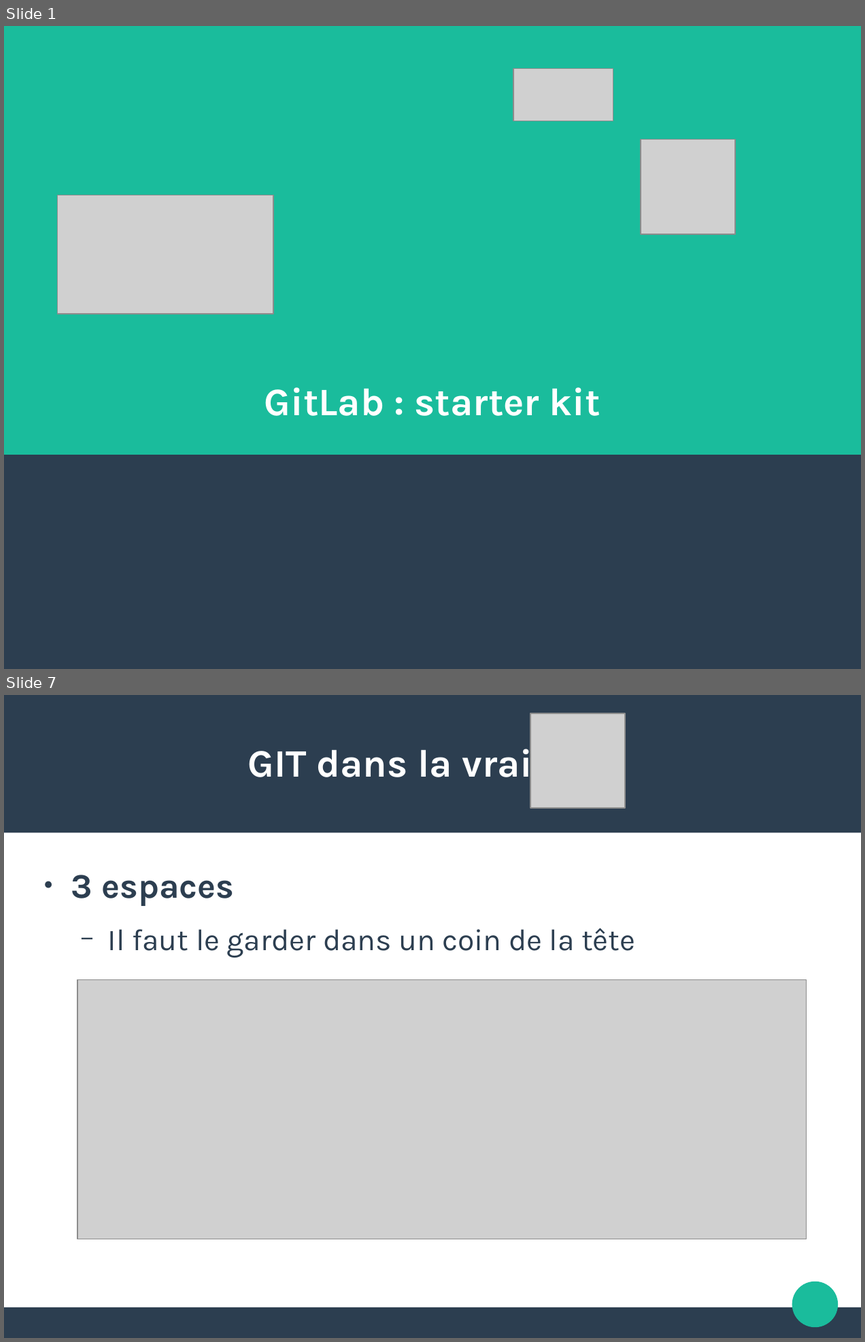
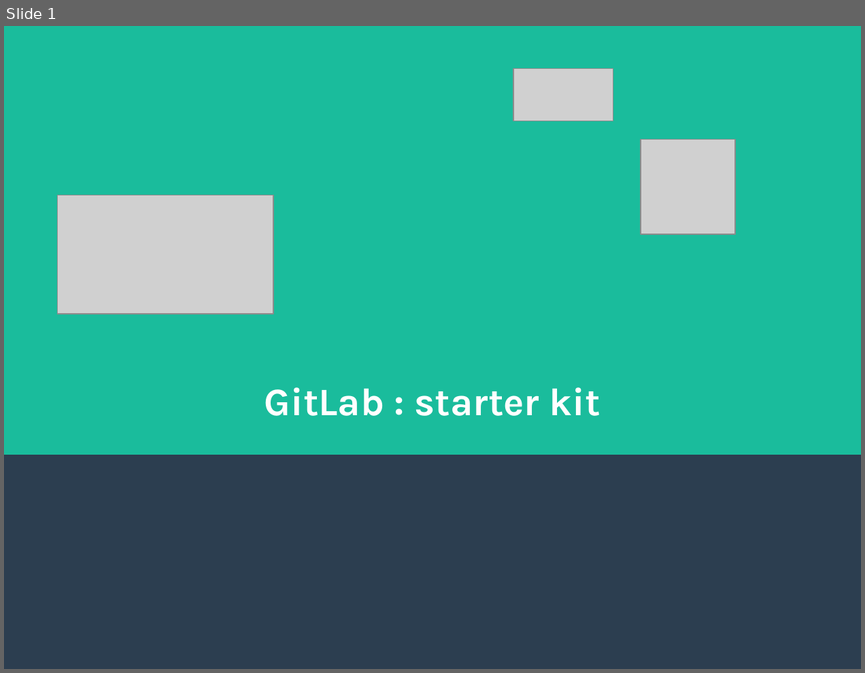
Before and after one commit to FAbOnGitHub/IntroductionGitLab, a slide deck: 20181008_initiation_GitLab_FM.odp. Shown one above the other, each under a label of ours: slides 1 and 7 before the commit, slide 1 after it; the slides between them are not shown. The pictures are 865x1342 and 865x673 pixels, drawn with LibreOffice and Linux fonts; fonts in the diff are those of the drawing; grey boxes stand for pictures; background and template pictures are left out. Boxes give left, top, right and bottom in pixels: in the first picture for what was removed or moved away, otherwise in the second. Text is boxed around its words. In the diff, an @@ line names an element or a change of style, - is before the commit and + after.

```diff
--- a/20181008_initiation_GitLab_FM.odp
+++ b/20181008_initiation_GitLab_FM.odp
@@ slide 7 removed at <box>4,695,861,1338</box>, background #FFFFFF @@
@@ rectangle removed at <box>4,695,861,832</box> @@
@@ picture removed at <box>530,713,626,809</box> @@
@@ title removed at <box>248,742,553,786</box> @@
-GIT dans la vraie vie
@@ text removed at <box>71,875,635,957</box> @@
-● 3 espaces
-  − Il faut le garder dans un coin de la tête
@@ picture removed at <box>77,979,806,1238</box> @@
@@ ellipse removed at <box>792,1281,838,1327</box> @@
@@ rectangle removed at <box>4,1307,861,1337</box> @@
```
Also in this commit, not shown: 10 slides changed, 6 slides added, 2 other slides removed.
